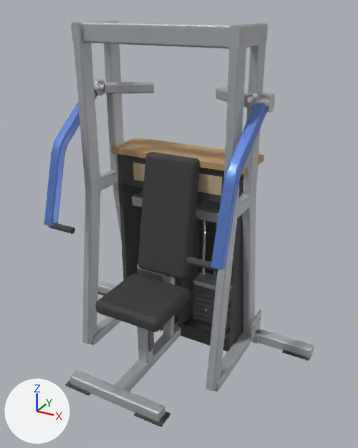
The glTF model catalogs/ludus/models/LD-B023/model.glb: old version first, new version second.
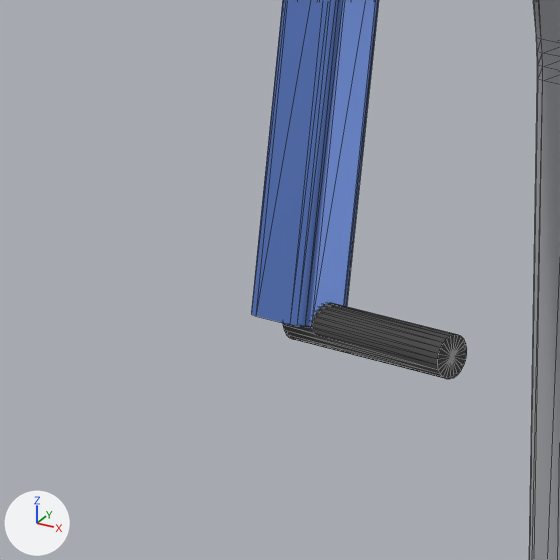
The first picture shows the older version from a camera (50 mm lens) standing at (1.36, -2.19, 2.04) and looking at (0.13, 0.04, 0.92). The close-ups show the older and then the newer version on the part from 2% to 25% of the width and 40% to 58% of the height of that picture. Only the edits that show in the close-ups are written down. Lighting does not change. The marker at lower left points along +X, +Y and +Z. The close-ups show mesh edges as thin lines. Where no turn or scale is listed for an object, it has been applied to the vertices.

The first close-up shows 'arm_left_bar_tube', 'arm_left_grip', 'side_leg_tube.002'.
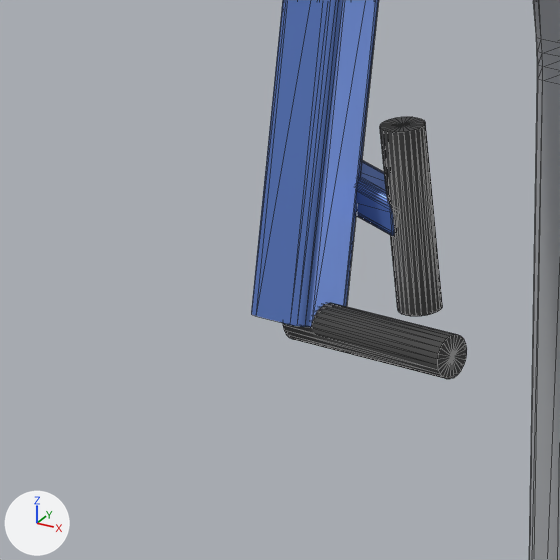
Changed parts and their boxes (x1, y1, x2, y2) in the close-ups (560 x 560 px):
'arm_left_grip_neutral', added
    after: (380, 117, 442, 316)
'Mesh_13.001', added (blue)
    after: (356, 160, 394, 236)

What the commit changed:
Mesh me_mesh_13_1 is new.
It has 56 vertices, 108 faces and spans x -0.018..0.018, y -0.018..0.018, z -0.5..0.5.
It uses material mat_accent (blue #6283ce).
Object 'arm_left_grip_neutral' (ob_arm_left_grip_neutral) is new; it shows me_mesh_12.
Its parent is ob_arm_left.
Its location is (0.07, -0.413, -0.622).
Its rotation in degrees is (0, -180, 0).
Its scale is (0.036, 0.036, 0.16).
Object 'Mesh_13.001' (ob_mesh_13_001) is new; it shows me_mesh_13_1.
Its parent is ob_arm_left.
Its location is (0.035, -0.413, -0.612).
Its rotation in degrees is (-106, 0, -90).
Its scale is (1.0, 1.0, 0.0728).
